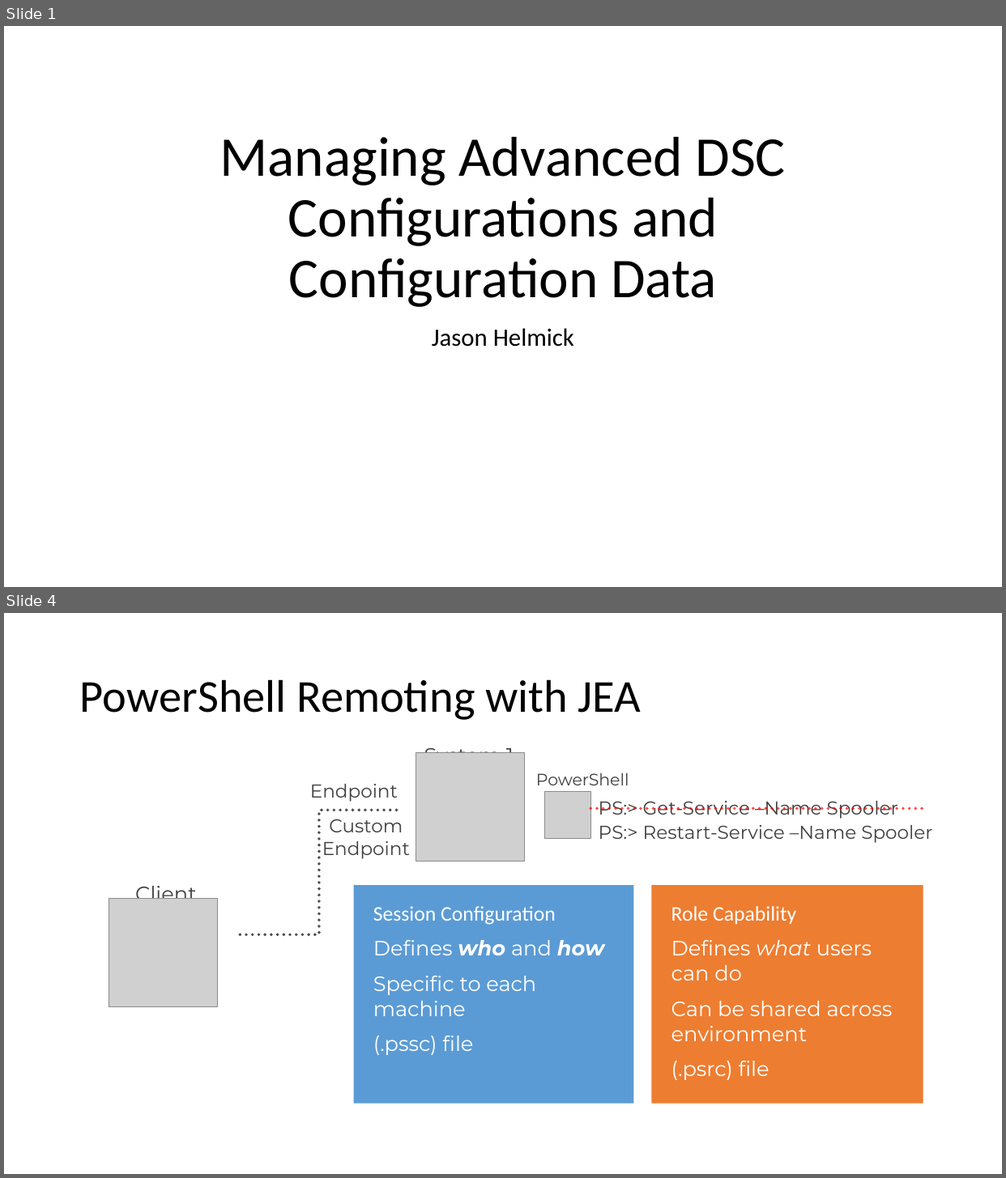
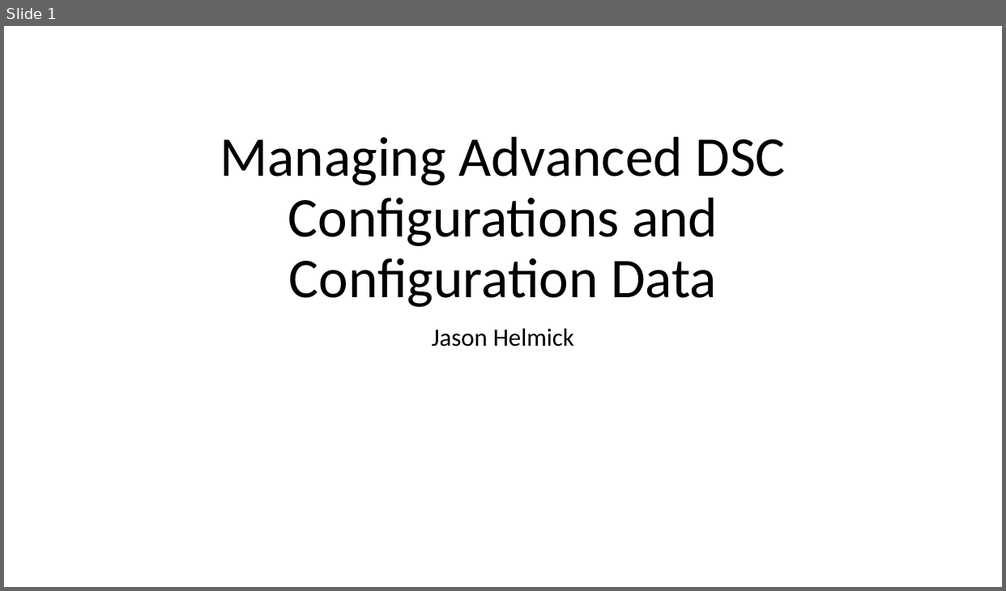
Before and after one commit to YuriySamorodov/PowerShellSummit2018, a slide deck: DSC/DSC.pptx. Shown one above the other, each under a label of ours: slides 1 and 4 before the commit, slide 1 after it; the slides between them are not shown. The pictures are 1006x1178 and 1006x591 pixels, drawn with LibreOffice and Linux fonts; fonts in the diff are those of the drawing; grey boxes stand for pictures; background and template pictures are left out. Boxes give left, top, right and bottom in pixels: in the first picture for what was removed or moved away, otherwise in the second. Text is boxed around its words. In the diff, an @@ line names an element or a change of style, - is before the commit and + after.

```diff
--- a/DSC/DSC.pptx
+++ b/DSC/DSC.pptx
@@ slide 4 removed at <box>4,613,1002,1174</box>, background #FFFFFF @@
@@ title removed at <box>80,679,641,720</box> @@
-PowerShell Remoting with JEA
@@ picture removed at <box>415,753,524,862</box> @@
@@ text removed at <box>424,743,513,753</box> @@
-System 1
@@ text removed at <box>536,773,629,786</box> @@
-PowerShell
@@ text removed at <box>310,784,398,802</box> @@
-Endpoint
@@ picture removed at <box>544,791,591,838</box> @@
@@ text removed at <box>599,801,898,819</box> @@
-PS:> Get-Service –Name Spooler
@@ elbow line removed from (240, 935) to (398, 810) @@
@@ text removed at <box>322,819,410,859</box> @@
-Custom
-Endpoint
@@ line removed from (591, 808) to (923, 808) @@
@@ text removed at <box>599,825,932,843</box> @@
-PS:> Restart-Service –Name Spooler
@@ picture removed at <box>108,899,217,1007</box> @@
@@ text removed at <box>135,886,197,906</box> @@
-Client
@@ rectangle removed at <box>354,885,633,1104</box> @@
-  Session Configuration
-  Defines who and how
-  Specific to each machine
-  (.pssc) file
@@ rectangle removed at <box>651,885,923,1104</box> @@
-  Role Capability
-  Defines what users can do
-  Can be shared across environment
-  (.psrc) file
```
Also in this commit, not shown: 1 slide added, 11 other slides removed, 13 other files.
